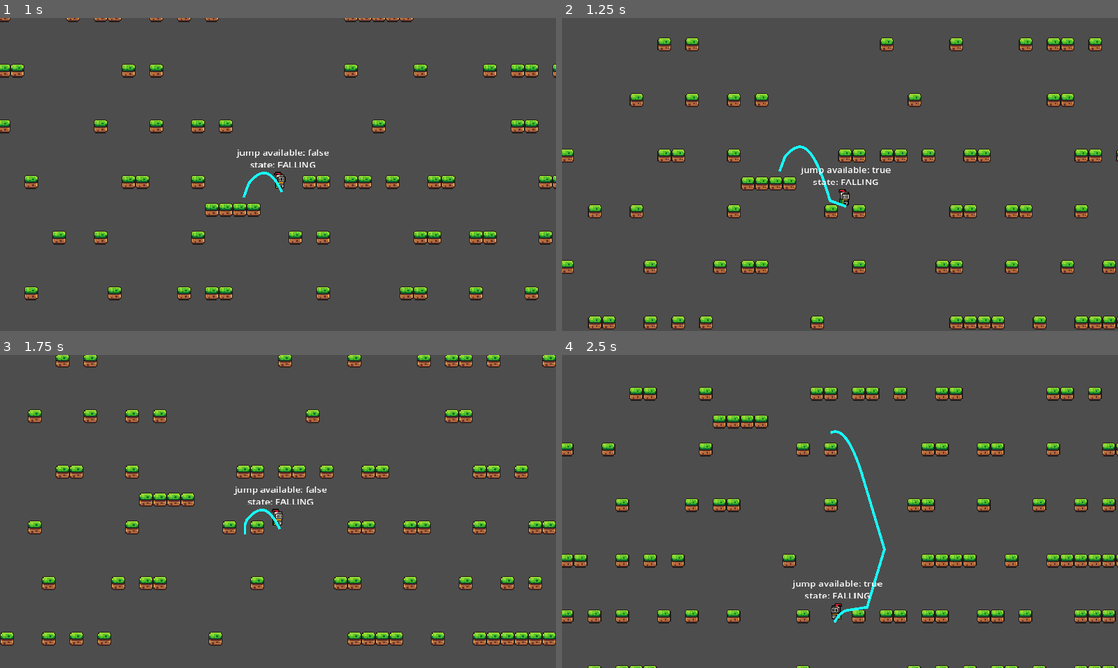
Above: before the commit, frames 1-4 (two rows, left to right).
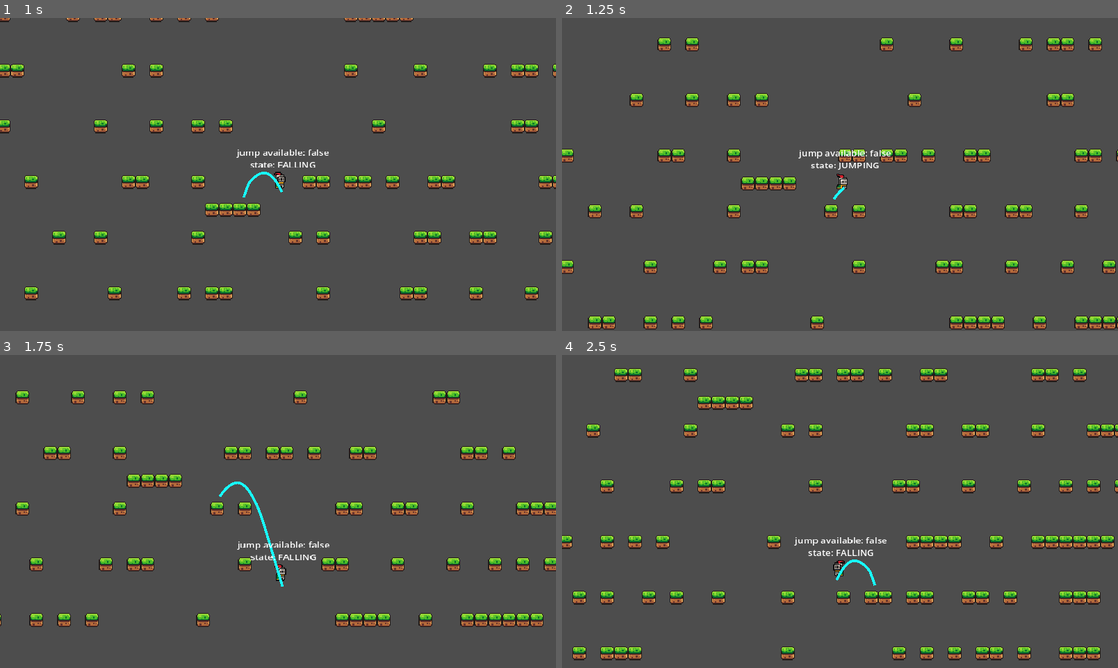
Above: after the commit, the same moments.

Repository: danielvogelsang/project-daydream
Game: Godot game, scene res://scenes/level/level/level.tscn
Same seed, same stepped clock (60 frames per second), same inputs: the game is played once before the commit and once after it.
Inputs:
- Up to frame 1 (1 s): tap Enter at 0.5 s; hold D (right) from 0.53 s (still down); tap Space (jump) at 0.6, 0.77 s
- Up to frame 2 (1.25 s): keep holding D (right); tap Space (jump) at 1.07 s
- Up to frame 3 (1.75 s): keep holding D (right); tap Space (jump) at 1.35, 1.52 s
- Up to frame 4 (2.5 s): tap Space (jump) at 1.82, 2.1 s; release D (right) at 2.03 s; hold A (left) from 2.03 s (still down)

Frame 1 is identical in both runs. In frame 2, 0.8% of the frame differs, in the area x 38-60%, y 40-61%; in frame 3, 15%; in frame 4, 18%, in the area x 0-100%, y 4-100%.

Commit message:
added jump buffer

Diff:
--- a/scenes/player/player.gd
+++ b/scenes/player/player.gd
@@ -25,7 +25,9 @@
 var air_resistance: float = 30
 var current_speed: float = SPEED
 var jump_available: bool = true
-var coyote_time: float = 0.3
+var coyote_time: float = 0.2
+var jump_buffer: float = 0.1
+var jump_buffer_timer: float = 0.0
 
 # DEBUGGING
 @onready var trail: Line2D = $Trail
@@ -81,9 +83,10 @@
 	if Input.is_action_just_released("jump") and velocity.y < 0:
 		velocity.y *= DIMINISHING_JUMP_VELOCITY
 
-	if Input.is_action_just_pressed("jump") and jump_available:
+	if Input.is_action_just_pressed("jump") and jump_available or is_on_floor() and jump_buffer_timer > 0:
 		velocity.y = JUMP_VELOCITY
 		coyote_timeout()
+		jump_buffer_timer = 0
 
 func handle_jump_availability() -> void:
 	if is_on_floor():
@@ -132,8 +135,14 @@
 func update_debug_label() -> void:
 	debug_label.text = "jump available: %s\nstate: %s" % [jump_available, PlayerState.keys()[current_state]]
 
+func handle_jump_buffer(delta: float) -> void:
+	if Input.is_action_just_pressed("jump"):
+		jump_buffer_timer = jump_buffer
+	jump_buffer_timer -= delta
+
 func _physics_process(delta: float) -> void:
 	handle_gravity(delta)
+	handle_jump_buffer(delta)
 	get_input()
 	move_and_slide()
 	calculate_states()
